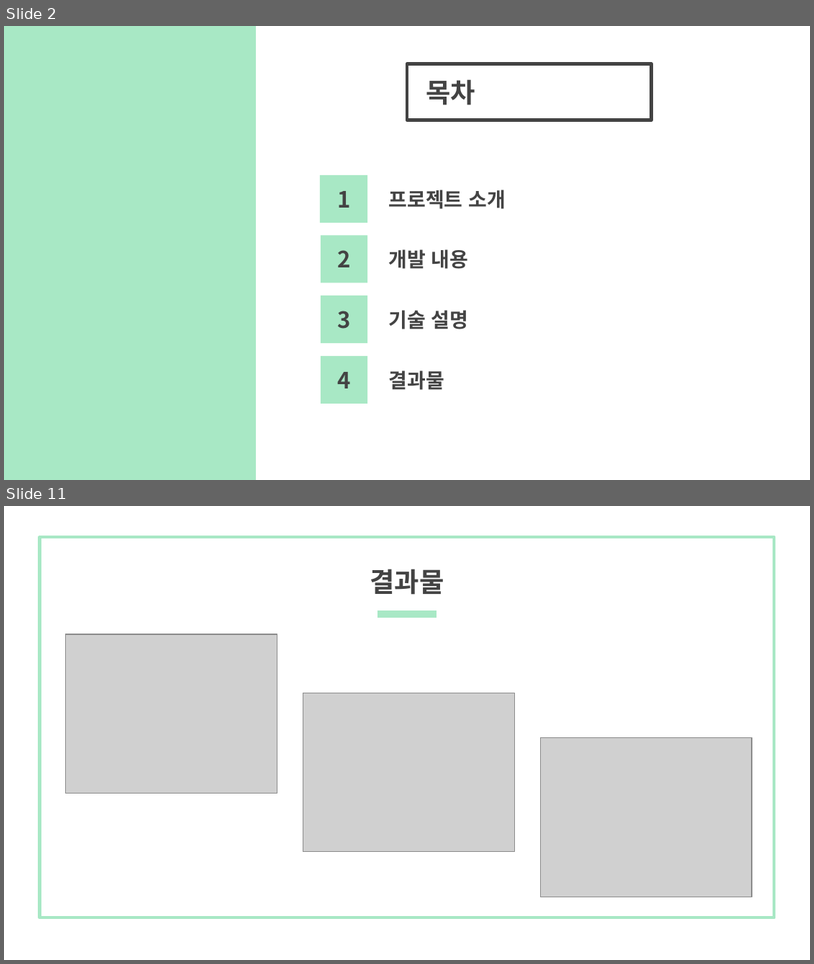
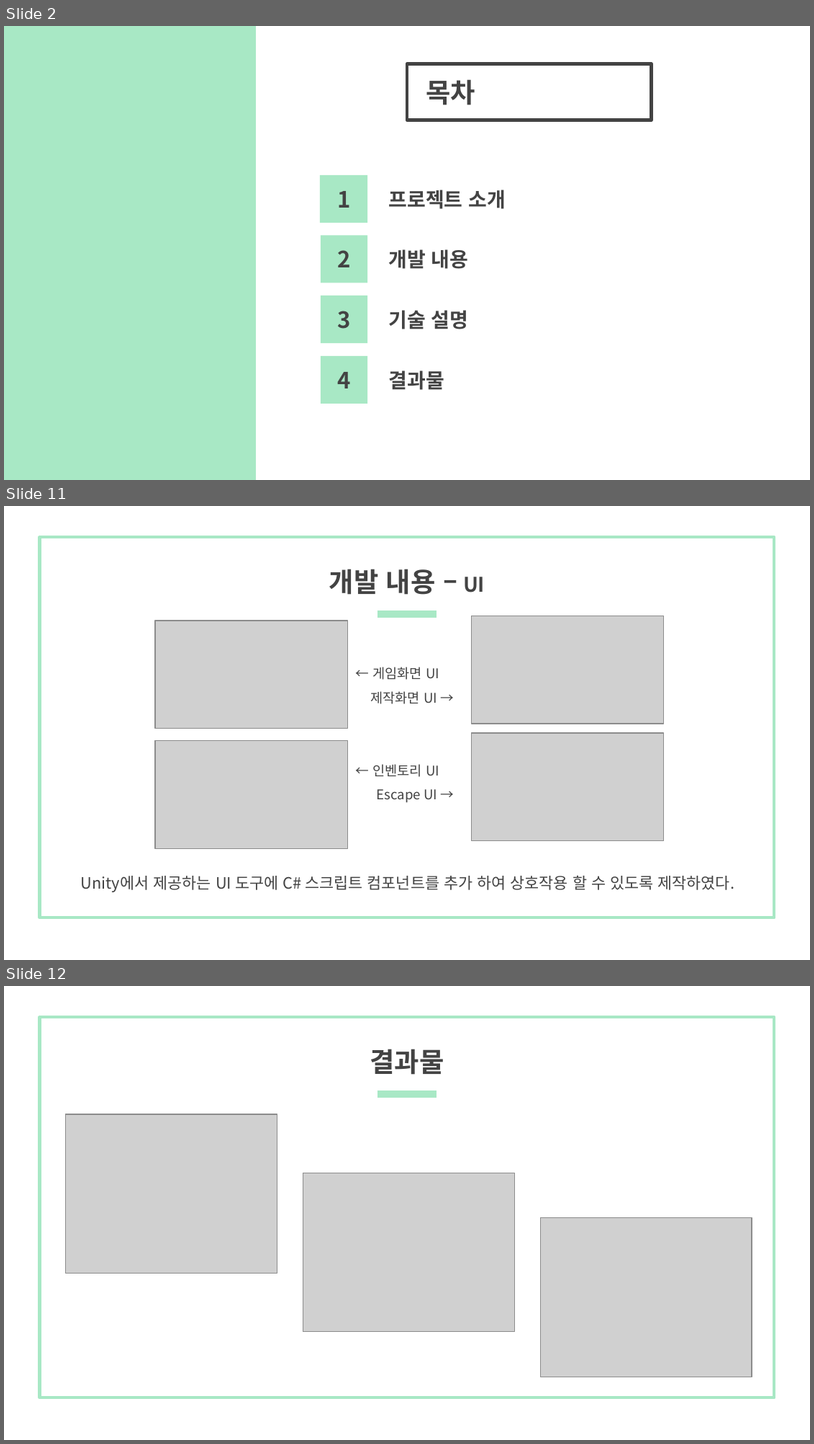
Before and after one commit to kookmin-sw/capstone-2020-10, a slide deck: doc/최종발표 자료/마이 리틀 팜 최종 발표 자료.pptx. Shown one above the other, each under a label of ours: slides 2 and 11 before the commit, slides 2, 11 and 12 after it; the slides between them are not shown. The pictures are 814x964 and 814x1444 pixels, drawn with LibreOffice and Linux fonts; fonts in the diff are those of the drawing; grey boxes stand for pictures. Boxes give left, top, right and bottom in pixels: in the first picture for what was removed or moved away, otherwise in the second. Text is boxed around its words. In the diff, an @@ line names an element or a change of style, - is before the commit and + after.

```diff
--- a/doc/최종발표 자료/마이 리틀 팜 최종 발표 자료.pptx
+++ b/doc/최종발표 자료/마이 리틀 팜 최종 발표 자료.pptx
@@ slide 11 added at (4,506,810,960), background #FFFFFF; not listed: 2 template elements that a slide beside it also shows @@
@@ title added at (329,569,485,595), 24 pt, text #434343, bold @@
+개발 내용 – UI
@@ picture added at (154,620,347,728) @@
@@ picture added at (472,615,664,723) @@
@@ text added at (370,667,440,803), 12 pt, text #434343 @@
+← 게임화면 UI
+제작화면 UI →
+← 인벤토리 UI
+Escape UI →
@@ picture added at (154,741,347,849) @@
@@ picture added at (472,733,664,841) @@
@@ text added at (81,875,736,892), 14 pt, text #434343 @@
+Unity에서 제공하는 UI 도구에 C# 스크립트 컴포넌트를 추가 하여 상호작용 할 수 있도록 제작하였다.
@@ what was slide 11 is now slide 12 @@
```
Also in this commit, not shown: 6 slides changed, 2 other slides added, 3 slides removed, 1 other file.
